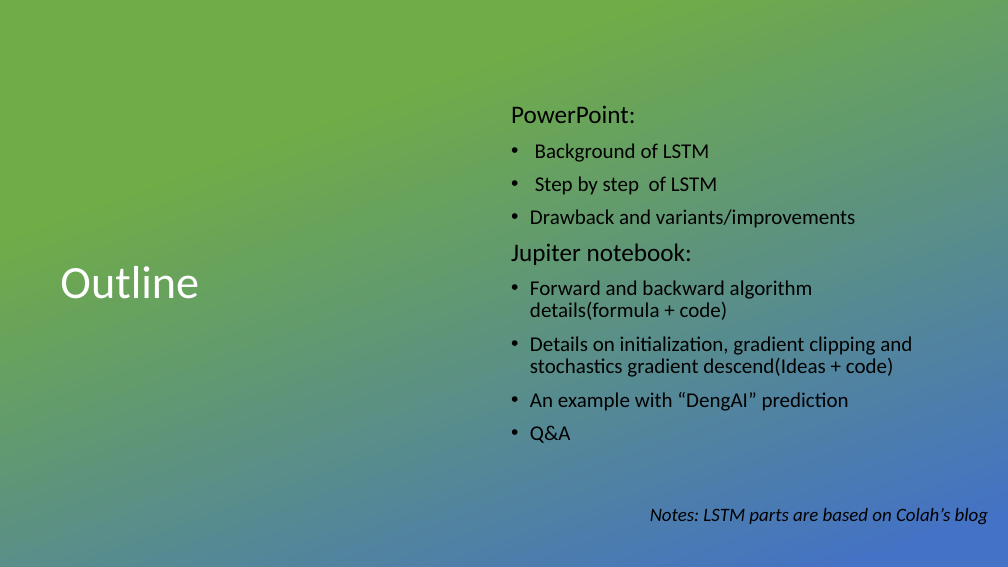
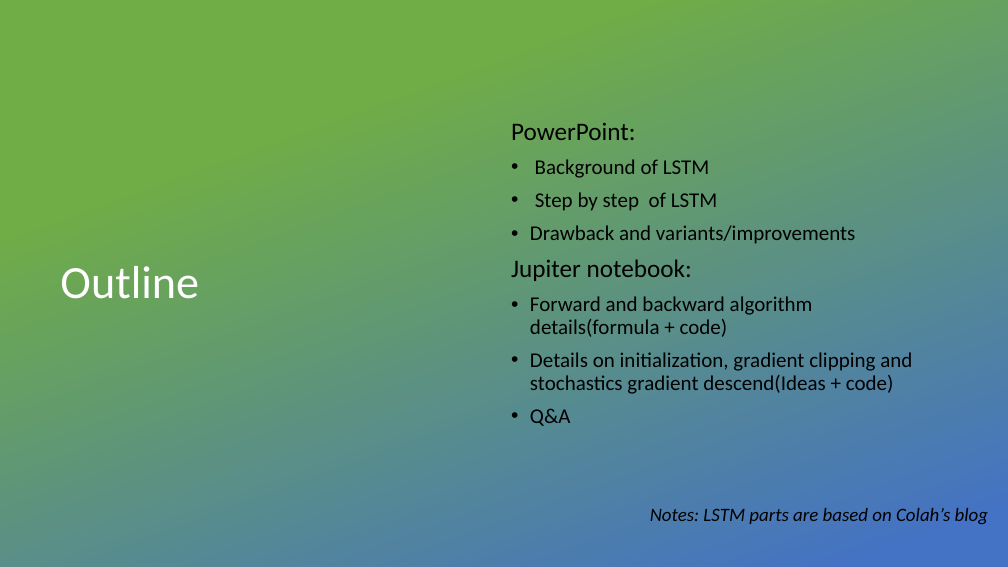
Before and after one commit to weihaoli/Study, a slide deck: slide 2 of LSTM/A Gentle Tutorials On LSTM final.pptx. Drawn at 1008x567 pixels with LibreOffice and Linux fonts; fonts in the diff are those of the drawing; background and template pictures are left out. Boxes give left, top, right and bottom in pixels: in the first picture for what was removed or moved away, otherwise in the second. Text is boxed around its words. In the diff, an @@ line names an element or a change of style, - is before the commit and + after.

```diff
--- a/LSTM/A Gentle Tutorials On LSTM final.pptx
+++ b/LSTM/A Gentle Tutorials On LSTM final.pptx
@@ text at (x1=530, y1=392, x2=849, y2=411): paragraph removed @@
-• An example with “DengAI” prediction
```
Also in this commit, not shown: 2 other files.
